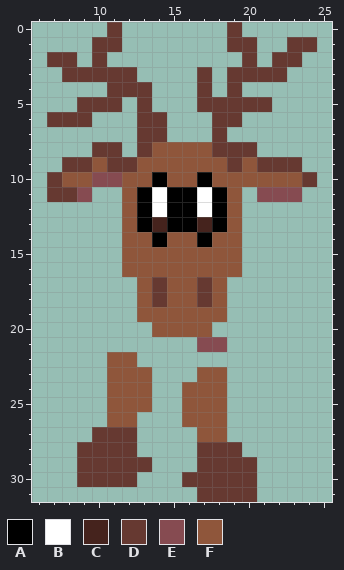
Edited in one commit: pixel-art sprite (Assets/Sprites/CharDruid.png). Above, as it was before the edit.
The file is 32x32 pixels. Colours within 5 levels of each other are drawn and written as one. Shown: x 6..25, y 0..31.
Palette (. is transparent): A #000000  B #ffffff  C #45231d  D #663931  E #864b51  F #8f563b
The same view after the edit:
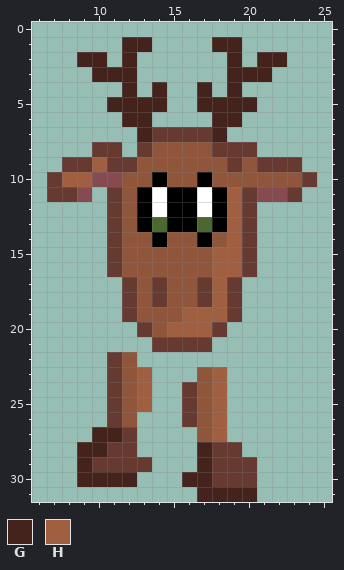
Colours new in this view: G #45231d  H #a05f41
The exact change:
{"colour":"C","old":"#45231d","new":"#4b692f"}
{"y":0,"x":11,"old":"D","new":"."}
{"y":0,"x":19,"old":"D","new":"."}
{"y":1,"x":10,"old":"DD..","new":"..GG"}
{"y":1,"x":18,"old":".DD","new":"GG."}
{"y":1,"x":23,"old":"DD","new":".."}
{"y":2,"x":7,"old":"DD.D","new":"..GG"}
{"y":2,"x":12,"old":".","new":"G"}
{"y":2,"x":19,"old":".D.DD","new":"G.GG."}
{"y":3,"x":8,"old":"DDDDD","new":"..GGG"}
{"y":3,"x":17,"old":"D","new":"."}
{"y":3,"x":19,"old":"DDDD","new":"GGG."}
{"y":4,"x":11,"old":"DDD.","new":".G.G"}
{"y":4,"x":17,"old":"D","new":"G"}
{"y":4,"x":19,"old":"D","new":"G"}
{"y":5,"x":9,"old":"DDD.D.","new":"..GGGG"}
{"y":5,"x":17,"old":"DDDDD","new":"GGGG."}
{"y":6,"x":7,"old":"DDD","new":"..."}
{"y":6,"x":12,"old":".DD","new":"GG."}
{"y":6,"x":18,"old":"DD","new":"GG"}
{"y":7,"x":13,"old":"D","new":"G"}
{"y":7,"x":15,"old":"...D","new":"DDDG"}
{"y":9,"x":10,"old":"F","new":"H"}
{"y":10,"x":8,"old":"FF","new":"HH"}
{"y":11,"x":11,"old":".","new":"D"}
{"y":11,"x":19,"old":"F.","new":"HD"}
{"y":11,"x":23,"old":"E","new":"D"}
{"y":12,"x":11,"old":".","new":"D"}
{"y":12,"x":19,"old":"F.","new":"HD"}
{"y":13,"x":11,"old":".","new":"D"}
{"y":13,"x":19,"old":"F.","new":"HD"}
{"y":14,"x":11,"old":".","new":"D"}
{"y":14,"x":19,"old":"F.","new":"HD"}
{"y":15,"x":11,"old":".","new":"D"}
{"y":15,"x":18,"old":"FF.","new":"HHD"}
{"y":16,"x":11,"old":".","new":"D"}
{"y":16,"x":18,"old":"FF.","new":"HHD"}
{"y":17,"x":12,"old":".","new":"D"}
{"y":17,"x":18,"old":"F.","new":"HD"}
{"y":18,"x":12,"old":".","new":"D"}
{"y":18,"x":18,"old":"F.","new":"HD"}
{"y":19,"x":12,"old":".","new":"D"}
{"y":19,"x":16,"old":"FFF.","new":"HHHD"}
{"y":20,"x":13,"old":".","new":"D"}
{"y":20,"x":15,"old":"FFF.","new":"HHHD"}
{"y":21,"x":14,"old":"...EE","new":"DDDD."}
{"y":22,"x":11,"old":"F","new":"D"}
{"y":23,"x":11,"old":"F","new":"D"}
{"y":23,"x":13,"old":"F","new":"H"}
{"y":23,"x":18,"old":"F","new":"H"}
{"y":24,"x":11,"old":"F","new":"D"}
{"y":24,"x":13,"old":"F","new":"H"}
{"y":24,"x":16,"old":"F","new":"D"}
{"y":24,"x":18,"old":"F","new":"H"}
{"y":25,"x":11,"old":"F","new":"D"}
{"y":25,"x":13,"old":"F","new":"H"}
{"y":25,"x":16,"old":"F","new":"D"}
{"y":25,"x":18,"old":"F","new":"H"}
{"y":26,"x":11,"old":"F","new":"D"}
{"y":26,"x":16,"old":"F","new":"D"}
{"y":26,"x":18,"old":"F","new":"H"}
{"y":27,"x":10,"old":"DD","new":"GG"}
{"y":27,"x":18,"old":"F","new":"H"}
{"y":28,"x":9,"old":"DD","new":"GG"}
{"y":28,"x":17,"old":"D","new":"G"}
{"y":29,"x":9,"old":"D","new":"G"}
{"y":29,"x":17,"old":"D","new":"G"}
{"y":30,"x":9,"old":"DDDD","new":"GGGG"}
{"y":30,"x":16,"old":"DD","new":"GG"}
{"y":31,"x":17,"old":"DDDD","new":"GGGG"}
{"label":"changed","picture_box":[47,22,317,502]}
